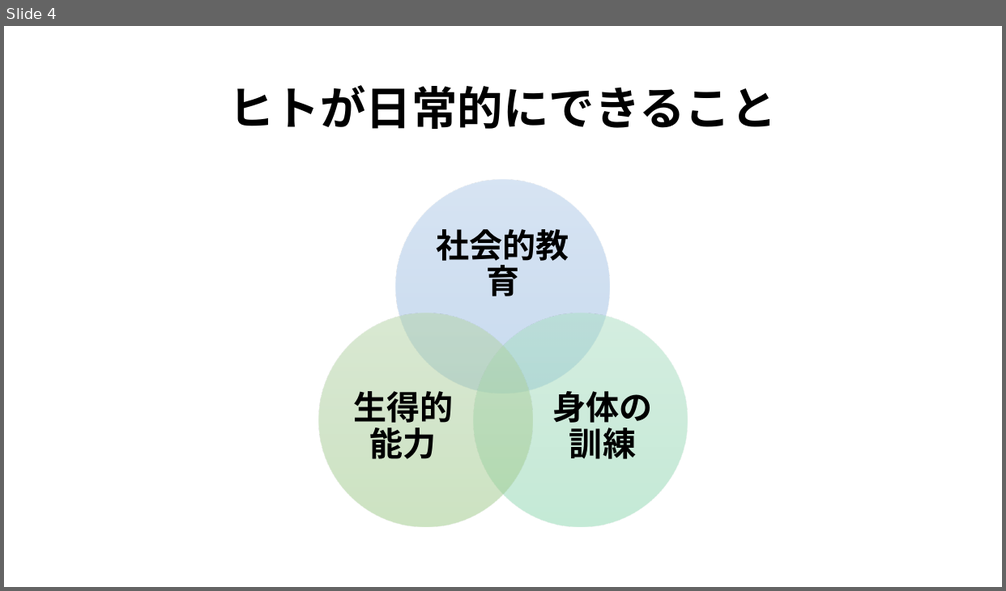
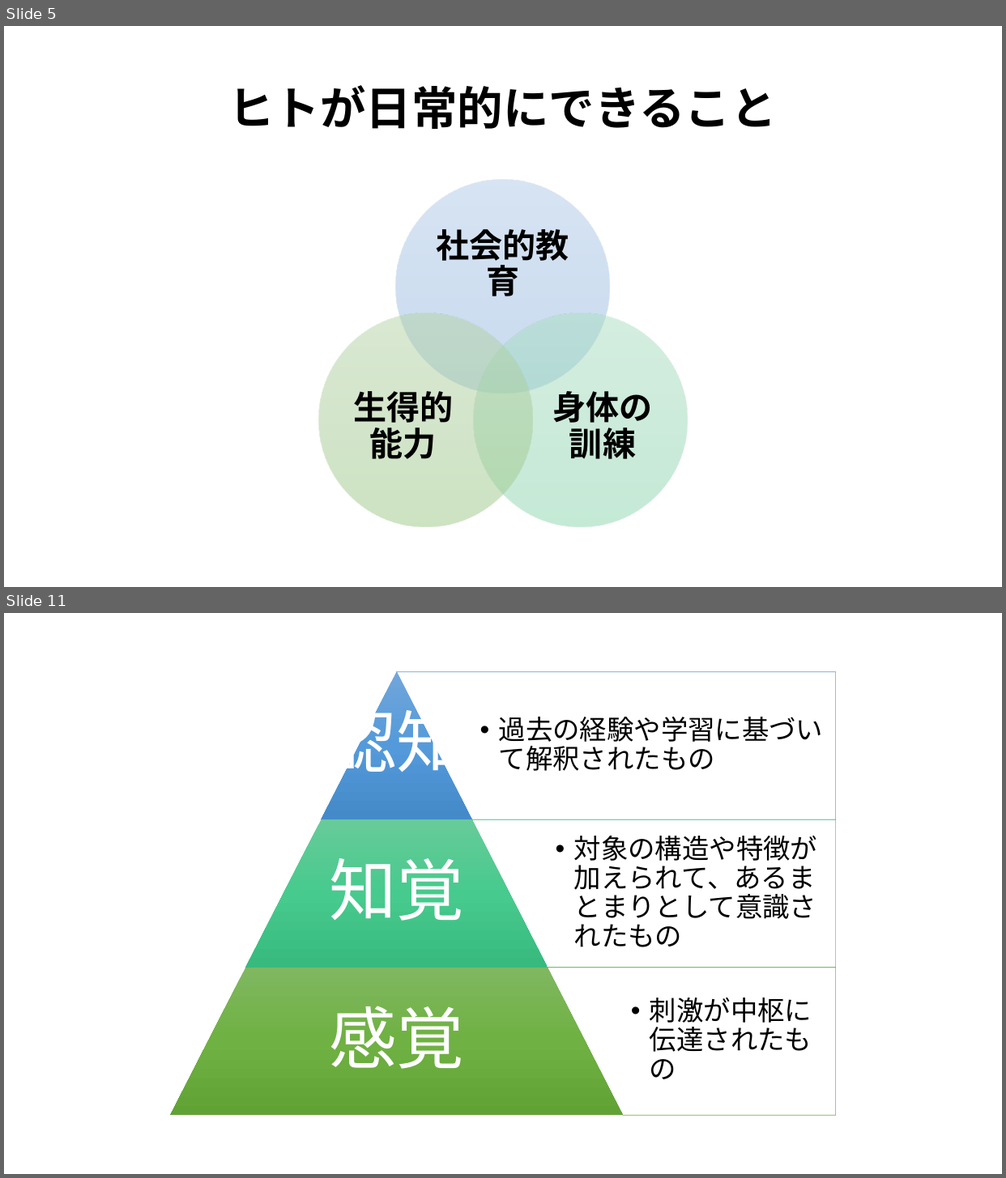
Before and after one commit to satoyoshiharu/docs, a slide deck: figures.pptx. Shown one above the other, each under a label of ours: slide 4 before the commit, slides 5 and 11 after it; the slides between them are not shown. The pictures are 1006x591 and 1006x1178 pixels, drawn with LibreOffice and Linux fonts; fonts in the diff are those of the drawing. Boxes give left, top, right and bottom in pixels: in the first picture for what was removed or moved away, otherwise in the second. Text is boxed around its words. In the diff, an @@ line names an element or a change of style, - is before the commit and + after.

```diff
--- a/figures.pptx
+++ b/figures.pptx
@@ slide 11 added at (x1=4, y1=613, x2=1002, y2=1174), background #FFFFFF @@
@@ group added at (x1=170, y1=672, x2=836, y2=1116): 6 texts, 3 non isosceles trapezoids, 3 trapezoids @@
+  • 過去の経験や学習に基づいて解釈されたもの
+認知
+  • 対象の構造や特徴が加えられて、あるまとまりとして意識されたもの
+知覚
+  • 刺激が中枢に伝達されたもの
+感覚
@@ what was slide 4 is now slide 5 @@
```
Also in this commit, not shown: 6 other slides added.
